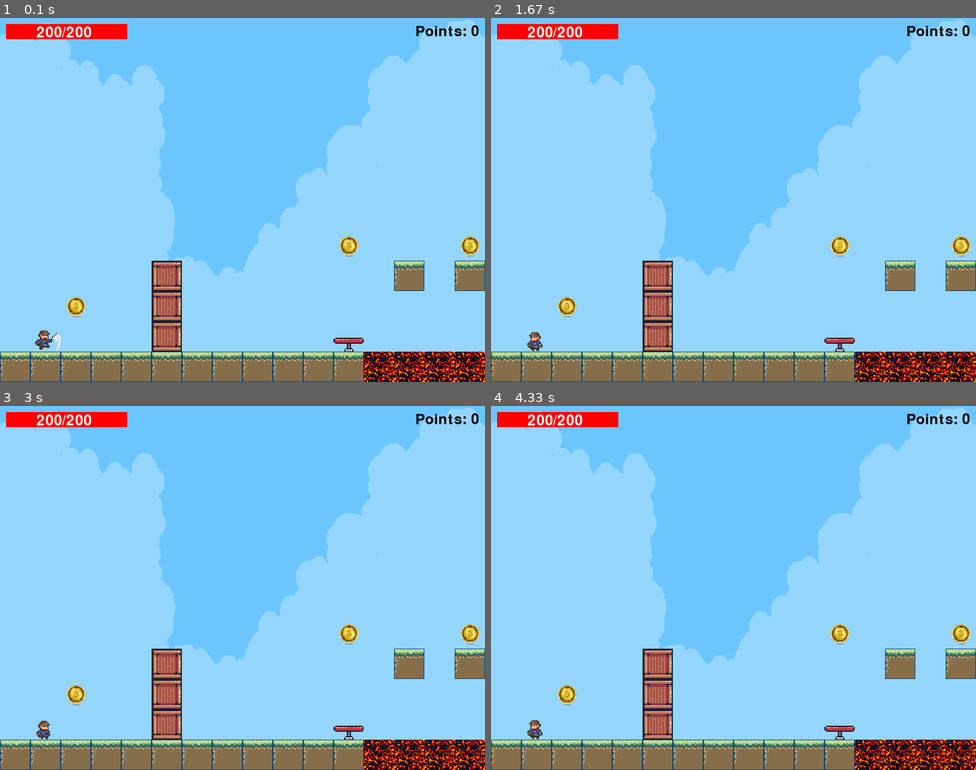
Above: before the commit, frames 1-4 (two rows, left to right).
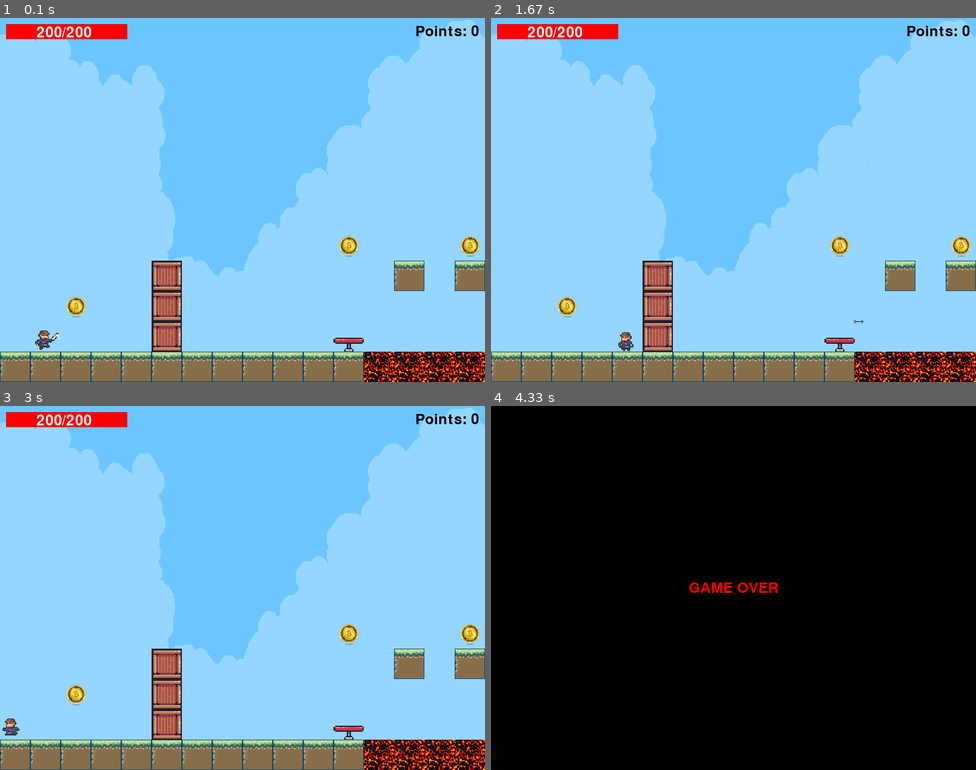
Above: after the commit, the same moments.

Repository: kardam00n/PyGame-Platformer
Game: pygame game, started from main.py
Same seed, same stepped clock (60 frames per second), same inputs: the game is played once before the commit and once after it.
Inputs (mouse positions are in pixels of both pictures, inside the frame that each line leads up to):
- Up to frame 1 (0.1 s): no input
- Up to frame 2 (1.67 s): hold Z 0.33-0.8 s; hold D 0.33-0.8 s; hold C 0.83-1.3 s; hold D 0.83-1.3 s; move the mouse to (714, 214) at 0.87 s; tap X at 0.9, 1.2 s; tap Z at 1.33 s
- Up to frame 3 (3 s): hold D 1.67-2.13 s; move the mouse to (291, 668) at 1.7 s; tap X at 1.73, 2.03, 2.23, 2.53, 2.73 s; hold D 2.17-2.63 s; move the mouse to (92, 675) at 2.2 s; hold A from 2.67 s (still down); move the mouse to (421, 715) at 2.7 s
- Up to frame 4 (4.33 s): tap X at 3.03 s; release A at 3.2 s; click (743, 464) at 3.28 s; tap C at 3.57 s

The runs differ from the first frame. In frame 1, less than 0.1% of the frame differs, in the area x 7-13%, y 86-92%; in frame 2, 0.2%; in frame 3, 0.2%; in frame 4, 99%, in the area x 0-100%, y 0-100%.

Commit message:
v0.4.0 (added 3 types of arrows)

Diff:
--- /dev/null
+++ b/Display/Arrows.py
@@ -0,0 +1,125 @@
+import pygame
+
+
+
+class Arrow:
+    def __init__(self, x, y, friendly, v_x, v_y, img, attack):
+        self.friendly = friendly
+        self.image = img
+        self.rect = self.image.get_rect()
+        self.rect.x = x
+        self.rect.y = y
+        self.v_x = v_x
+        self.v_y = v_y
+        self.attack = attack
+    def update(self, map):
+        pass
+class Classic(Arrow):
+    def __init__(self, x, y, friendly, pos, time, map):
+        img = pygame.image.load('assets/arrows1.png').convert_alpha()
+        image = pygame.Surface((32, 32))
+        image.blit(img, (0, 0), (0, 0, 32, 32))
+        image.set_colorkey((255, 255, 255))
+        image = pygame.transform.scale(image, (32, 32))
+        v = (pos[0]**2 + (pos[1])**2)**0.5
+        if v==0: v+=0.00001
+        v_x = (pos[0]/v)*time*5
+        v_y = (pos[1]/v)*time*5
+        super().__init__(x,y,friendly, v_x, v_y, image, 15)
+        map.arrows.append(self)
+    def update(self, map):
+        self.rect.x += self.v_x
+        self.rect.y += self.v_y
+        self.v_y += 1
+        alive = True
+        for block in map.blocks:
+            if block.rect.colliderect(self.rect.x, self.rect.y, 50, 20):
+                map.arrows.remove(self)
+                alive=False
+                break
+        if alive:
+            if self.friendly:
+                for en in map.enemies:
+                    if en.rect.colliderect(self.rect.x, self.rect.y, 50, 20):
+                        en.takeDmg(self.attack)
+                        if en.health<=0:
+                            map.enemies.remove(en)
+                            map.player.points += 10
+                        map.arrows.remove(self)
+                        alive=False
+                        break
+            else:
+                if map.player.rect.colliderect(self.rect.x, self.rect.y, 50, 20):
+                    map.player.health-=self.attack
+                    map.arrows.remove(self)
+                    alive = False
+            map.win.blit(self.image, (self.rect.x - map.camera.offset.x, self.rect.y - map.camera.offset.y))
+class Penetrating(Arrow):
+    def __init__(self, x, y, friendly, pos, time, map):
+        img = pygame.image.load('assets/arrows1.png').convert_alpha()
+        image = pygame.Surface((32, 32))
+        image.blit(img, (0, 0), (0, 32, 32, 32))
+        image.set_colorkey((255, 255, 255))
+        image = pygame.transform.scale(image, (32, 32))
+        v = (pos[0] ** 2 + (pos[1]) ** 2) ** 0.5
+        if v == 0: v += 0.00001
+        v_x = (pos[0] / v) * time * 5
+        v_y = (pos[1] / v) * time * 5
+        super().__init__(x, y, friendly, v_x, v_y, image, 10)
+        map.arrows.append(self)
+    def update(self, map):
+        self.rect.x += self.v_x
+        self.rect.y += self.v_y
+        self.v_y += 1
+        alive = True
+        if alive:
+            if self.friendly:
+                for en in map.enemies:
+                    if en.rect.colliderect(self.rect.x, self.rect.y, 50, 20):
+                        en.takeDmg(self.attack)
+                        if en.health<=0:
+                            map.enemies.remove(en)
+                            map.player.points += 10
+                        map.arrows.remove(self)
+                        alive=False
+                        break
+            else:
+                if map.player.rect.colliderect(self.rect.x, self.rect.y, 50, 20):
+                    map.player.health-=self.attack
+                    map.arrows.remove(self)
+                    alive = False
+            map.win.blit(self.image, (self.rect.x - map.camera.offset.x, self.rect.y - map.camera.offset.y))
+class Caboom(Arrow):
+    def __init__(self, x, y, friendly, pos, time, map):
+        img = pygame.image.load('assets/arrows1.png').convert_alpha()
+        image = pygame.Surface((32, 32))
+        image.blit(img, (0, 0), (0, 0, 32, 32))
+        image.set_colorkey((255, 255, 255))
+        image = pygame.transform.scale(image, (32, 32))
+        v = (pos[0]**2 + (pos[1])**2)**0.5
+        if v==0: v+=0.00001
+        v_x = (pos[0]/v)*time*5
+        v_y = (pos[1]/v)*time*5
+        super().__init__(x,y,friendly, v_x, v_y, image, 5)
+        map.arrows.append(self)
+    def update(self, map):
+        self.rect.x += self.v_x
+        self.rect.y += self.v_y
+        self.v_y += 1
+        alive = True
+        for block in map.blocks:
+            if block.rect.colliderect(self.rect.x, self.rect.y, 50, 20):
+                if self.friendly:
+                    for en in map.enemies:
+                        if ((self.rect.x-en.rect.x)**2+(self.rect.y-en.rect.y)**2)<50000:
+                            en.takeDmg(self.attack)
+                            if en.health <= 0:
+                                map.enemies.remove(en)
+                                map.player.points += 10
+                else:
+                    if ((self.rect.x-map.player.rect.x)**2+(self.rect.y-map.player.rect.y)**2)<50000:
+                        map.player.health-=self.attack
+                map.arrows.remove(self)
+                alive=False
+                break
+        map.win.blit(self.image, (self.rect.x - map.camera.offset.x, self.rect.y - map.camera.offset.y))
--- a/Display/map.py
+++ b/Display/map.py
@@ -21,6 +21,7 @@
         self.blocks = []
         self.coins = []
         self.enemies = []
+        self.arrows = []
         MapParser.parseLvl("Levels/lvl1.txt", self)
         self.camera = Camera.Camera(self.player, self)
 
@@ -40,6 +41,9 @@
         for en in self.enemies:
             en.update(self)
 
+        for arrow in self.arrows:
+            arrow.update(self)
+
         # zbieranie monet
         for coin in self.coins:
             if self.player.rect.colliderect(coin.rect):
--- a/Entities/Player.py
+++ b/Entities/Player.py
@@ -1,7 +1,7 @@
 import pygame.key
 import time
 
-from Display import Block, Coin
+from Display import Block, Coin, Arrows
 
 class Player():
     def __init__(self, x, y):
@@ -23,6 +23,10 @@
         self.mlee_ani = []
         for i in range(8):
             self.mlee_ani.append(self.getimg(i, 2, 32, 32))
+        self.arrow_ani=[]
+        for i in range(3):
+            self.arrow_ani.append(self.getimg(i, 9, 32, 32))
+        self.arrow_ani.append(self.getimg(6,9,32,32))
         #
         self.rect = self.image.get_rect()
         self.rect.x=x
@@ -41,6 +45,10 @@
         self.health=self.maxHealth
         self.iFrameTime = 0
         self.pop_x = 0
+        self.arrow_attack=False
+        self.arrow_attack_time_z=0
+        self.arrow_attack_time_x=0
+        self.arrow_attack_time_c=0
     def getimg(self, col, row, width, height):
         image = pygame.Surface((width, height))
         image.blit(self.img, (0, 0), ((col * width), (row*height), width, height))
@@ -50,7 +58,6 @@
         return image
 
     def update(self, map):
-
         blocks = map.blocks
         enemies = map.enemies
         finish = map.finish
@@ -70,29 +77,28 @@
             self.v_y=-25
         if not key[pygame.K_SPACE]:
             self.jump=False
-        if key[pygame.K_LEFT]:
+        if key[pygame.K_a]:
             dx-=10
             self.step+=1
             if self.step>7:
                 self.step=0
             self.image = pygame.transform.flip(self.step_ani[self.step], True, False)
             self.left_side = True
-        if key[pygame.K_RIGHT]:
+        if key[pygame.K_d]:
             dx+=10
             self.step += 1
             if self.step > 7:
                 self.step = 0
             self.image = self.step_ani[self.step]
             self.left_side=False
-        if key[pygame.K_a]:
+        if key[pygame.K_q]:
             self.mlee_attack = True
             self.mlee_time=0
-
+        # if key[]
         # grawitacja
         if self.v_y<=20:
             self.v_y+=2
         dy+=self.v_y
-
 
         # interakcja z blokami
         self.in_air=True
@@ -163,6 +169,45 @@
         if self. rect.y > map.DISPLAY_H:
             self.health -= 10
 
+        # strzały klasyczna
+        if key[pygame.K_z] and self.arrow_attack_time_z<8:
+            if self.left_side:
+                self.image = pygame.transform.flip(self.arrow_ani[self.arrow_attack_time_z // 2], True, False)
+            else: self.image = self.arrow_ani[self.arrow_attack_time_z // 2]
+            self.arrow_attack_time_z+=1
+
+        if (not key[pygame.K_z] and self.arrow_attack_time_z > 0) or self.arrow_attack==8:
+            x = pygame.mouse.get_pos()[0] - self.rect.x
+            y = pygame.mouse.get_pos()[1] - self.rect.y
+            Arrows.Classic(self.rect.x, self.rect.y, True, (x, y), self.arrow_attack_time_z, map)
+            self.arrow_attack_time_z = 0
+
+        # penetrating arrow
+        if key[pygame.K_x] and self.arrow_attack_time_x<8:
+            if self.left_side:
+                self.image = pygame.transform.flip(self.arrow_ani[self.arrow_attack_time_x // 2], True, False)
+            else: self.image = self.arrow_ani[self.arrow_attack_time_x // 2]
+            self.arrow_attack_time_x+=1
+
+        if (not key[pygame.K_x] and self.arrow_attack_time_x > 0) or self.arrow_attack==8:
+            x = pygame.mouse.get_pos()[0] - self.rect.x
+            y = pygame.mouse.get_pos()[1] - self.rect.y
+            Arrows.Penetrating(self.rect.x, self.rect.y, True, (x, y), self.arrow_attack_time_x, map)
+            self.arrow_attack_time_x = 0
+
+        # caboom arrow
+        if key[pygame.K_c] and self.arrow_attack_time_c<8:
+            if self.left_side:
+                self.image = pygame.transform.flip(self.arrow_ani[self.arrow_attack_time_c // 2], True, False)
+            else: self.image = self.arrow_ani[self.arrow_attack_time_c // 2]
+            self.arrow_attack_time_c+=1
+
+        if (not key[pygame.K_c] and self.arrow_attack_time_c > 0) or self.arrow_attack==8:
+            x = pygame.mouse.get_pos()[0] - self.rect.x
+            y = pygame.mouse.get_pos()[1] - self.rect.y
+            Arrows.Caboom(self.rect.x, self.rect.y, True, (x, y), self.arrow_attack_time_c, map)
+            self.arrow_attack_time_c = 0
+
         self.pop_x = dx
         # odswierzanie pozycji
         self.rect.x += dx
--- a/Entities/enemy.py
+++ b/Entities/enemy.py
@@ -3,7 +3,7 @@
 import pygame
 
 from Entities import HealthBar
-
+from Display import Arrows
 class Enemy():
     def __init__(self, x, y):
         self.img = pygame.image.load('assets/NightBorne.png').convert_alpha()
@@ -36,7 +36,6 @@
         if dt > 500 or self.iFrameTime == 0:
             self.iFrameTime = time.time() * 1000
             self.health -= dmg
-
 
     def update(self, map):
         blocks = map.blocks
@@ -88,6 +87,9 @@
         if self.left:
             self.image = pygame.transform.flip(self.step_ani[self.step], True, False)
         else: self.image = self.step_ani[self.step]
+        # strzelanie
+        # if random.random()<0.05:
+        #
 
         self.rect.x = max(map.LEFT_BORDER, self.rect.x)
         self.rect.x = min(self.rect.x, map.RIGHT_BORDER - self.rect.width)
--- a/Levels/MapParser.py
+++ b/Levels/MapParser.py
@@ -8,9 +8,11 @@
 def parseLvl(file, map):
     with open(file, 'r') as f:
         for line in f:
-            vars = line.split(" ");
-            x = (int(vars[0])-1)*50; y = map.DISPLAY_H-int(vars[1])*50; id = int(vars[2])
-
+            vars = line.split(" ")
+            x = (int(vars[0])-1)*50
+            y = map.DISPLAY_H-int(vars[1])*50
+            id = int(vars[2])
+            #construktors = [block.grass, coin.coin...]
             match id:
                 case 0:
                     map.player = Player.Player(x, y)
--- a/main.py
+++ b/main.py
@@ -3,51 +3,53 @@
 from Entities import enemy, Player
 from Display import Block, Camera, Coin, map, UI
 
-pygame.init()
+
+if __name__ == '__main__':
+    pygame.init()
 
 
-#rozmiary mapy wysokosc 600 szerokosc 2400, kamera 600 x 800
-#w blokach: 12x48 (dla kamery 12x16)
-win = pygame.display.set_mode((800, 600))
-pygame.display.set_caption("Pierwsza gra")
+    #rozmiary mapy wysokosc 600 szerokosc 2400, kamera 600 x 800
+    #w blokach: 12x48 (dla kamery 12x16)
+    win = pygame.display.set_mode((800, 600))
+    pygame.display.set_caption("Pierwsza gra")
 
-run = True
-gameOver = False
-completed = False
-map = map.Map(win)
+    run = True
+    gameOver = False
+    completed = False
+    map = map.Map(win)
 
 
 
-# lista zawierajaca bloki
+    # lista zawierajaca bloki
 
 
-while run:
-    map.drawBG()
+    while run:
+        map.drawBG()
 
-    # zamkniecie gry
-    if map.player.health<=0 and not completed:
-        gameOver = True
-    if map.player.completed and not gameOver:
-        completed = True
-    for event in pygame.event.get():
-        if event.type == pygame.QUIT:
-            run = False
-            gameOver = False
+        # zamkniecie gry
+        if map.player.health<=0 and not completed:
+            gameOver = True
+        if map.player.completed and not gameOver:
+            completed = True
+        for event in pygame.event.get():
+            if event.type == pygame.QUIT:
+                run = False
+                gameOver = False
 
-    # opóźnienie w grze
-    pygame.time.delay(20)
+        # opóźnienie w grze
+        pygame.time.delay(15)
 
-    # dodawanie obiektow do mapy
-    map.render()
+        # dodawanie obiektow do mapy
+        map.render()
 
 
-    UI.displayUI(win, map)
+        UI.displayUI(win, map)
 
-    while gameOver:
-        UI.displayGameOver(win, map)
-        break
-    while completed:
-        UI.displayWin(win, map)
-        break
-    # odświeżenie ekranu
-    pygame.display.update()
+        while gameOver:
+            UI.displayGameOver(win, map)
+            break
+        while completed:
+            UI.displayWin(win, map)
+            break
+        # odświeżenie ekranu
+        pygame.display.update()
Binary file added: assets/arrows1.png
Not shown, changed: .gitignore
